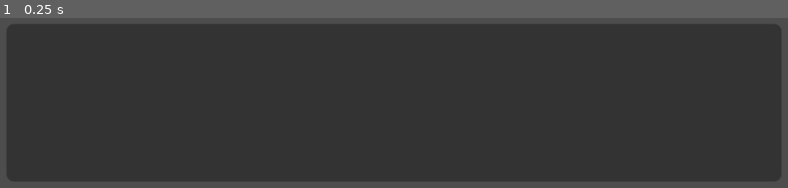
Above: before the commit, frame 1.
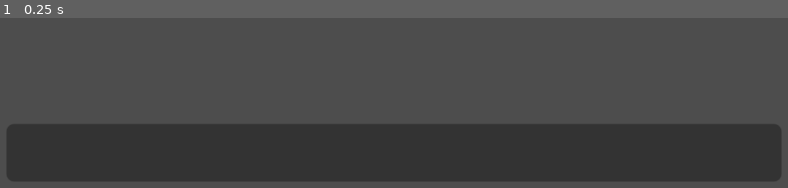
Above: after the commit, the same moment.

Repository: Paraldos/vampire-game
Game: Godot game, scene res://dialog_controller/dialog_ui.tscn
The game is run twice, just before and just after one commit, with the same random seed, the same clock (stepped at 60 frames per second) and the same inputs. This scene is started directly instead of the project's main scene.
Inputs:
- Up to frame 1 (0.25 s): no input

The runs differ from the first frame. In frame 1, 57% of the frame differs, in the area x 0-100%, y 4-64%.
Error in both runs: Invalid access to property or key 'speaker' on a base object of type 'Nil'. (res://dialog_controller/dialog_ui.gd:26)

Commit message:
adjusted keys

Diff:
--- a/dialog_controller/dialog_ui.gd
+++ b/dialog_controller/dialog_ui.gd
@@ -37,3 +37,9 @@
 	if current_dialog.options.size() == 0:
 		var btn = option_btn_bp.instantiate()
 		option_btns.add_child(btn)
+	call_deferred("_focus_first_button")
+
+func _focus_first_button() -> void:
+	await get_tree().create_timer(0.03).timeout
+	var first := option_btns.get_child(0)
+	first.grab_focus()
--- a/dialog_controller/dialog_ui.tscn
+++ b/dialog_controller/dialog_ui.tscn
@@ -59,15 +59,10 @@
 anchor_bottom = 1.0
 grow_horizontal = 2
 grow_vertical = 2
-
-[node name="Control" type="Control" parent="VBoxContainer"]
-layout_mode = 2
-size_flags_vertical = 3
-size_flags_stretch_ratio = 2.5
+alignment = 2
 
 [node name="MarginContainer" type="MarginContainer" parent="VBoxContainer"]
 layout_mode = 2
-size_flags_vertical = 3
 theme = ExtResource("2_rcocg")
 theme_override_constants/margin_left = 5
 theme_override_constants/margin_right = 5
--- a/project.godot
+++ b/project.godot
@@ -32,6 +32,46 @@
 
 [input]
 
+ui_accept={
+"deadzone": 0.5,
+"events": [Object(InputEventKey,"resource_local_to_scene":false,"resource_name":"","device":0,"window_id":0,"alt_pressed":false,"shift_pressed":false,"ctrl_pressed":false,"meta_pressed":false,"pressed":false,"keycode":4194309,"physical_keycode":0,"key_label":0,"unicode":0,"location":0,"echo":false,"script":null)
+, Object(InputEventKey,"resource_local_to_scene":false,"resource_name":"","device":0,"window_id":0,"alt_pressed":false,"shift_pressed":false,"ctrl_pressed":false,"meta_pressed":false,"pressed":false,"keycode":4194310,"physical_keycode":0,"key_label":0,"unicode":0,"location":0,"echo":false,"script":null)
+, Object(InputEventKey,"resource_local_to_scene":false,"resource_name":"","device":0,"window_id":0,"alt_pressed":false,"shift_pressed":false,"ctrl_pressed":false,"meta_pressed":false,"pressed":false,"keycode":32,"physical_keycode":0,"key_label":0,"unicode":32,"location":0,"echo":false,"script":null)
+, Object(InputEventKey,"resource_local_to_scene":false,"resource_name":"","device":-1,"window_id":0,"alt_pressed":false,"shift_pressed":false,"ctrl_pressed":false,"meta_pressed":false,"pressed":false,"keycode":0,"physical_keycode":69,"key_label":0,"unicode":101,"location":0,"echo":false,"script":null)
+]
+}
+ui_left={
+"deadzone": 0.5,
+"events": [Object(InputEventKey,"resource_local_to_scene":false,"resource_name":"","device":0,"window_id":0,"alt_pressed":false,"shift_pressed":false,"ctrl_pressed":false,"meta_pressed":false,"pressed":false,"keycode":4194319,"physical_keycode":0,"key_label":0,"unicode":0,"location":0,"echo":false,"script":null)
+, Object(InputEventJoypadButton,"resource_local_to_scene":false,"resource_name":"","device":0,"button_index":13,"pressure":0.0,"pressed":false,"script":null)
+, Object(InputEventJoypadMotion,"resource_local_to_scene":false,"resource_name":"","device":0,"axis":0,"axis_value":-1.0,"script":null)
+, Object(InputEventKey,"resource_local_to_scene":false,"resource_name":"","device":-1,"window_id":0,"alt_pressed":false,"shift_pressed":false,"ctrl_pressed":false,"meta_pressed":false,"pressed":false,"keycode":0,"physical_keycode":65,"key_label":0,"unicode":97,"location":0,"echo":false,"script":null)
+]
+}
+ui_right={
+"deadzone": 0.5,
+"events": [Object(InputEventKey,"resource_local_to_scene":false,"resource_name":"","device":0,"window_id":0,"alt_pressed":false,"shift_pressed":false,"ctrl_pressed":false,"meta_pressed":false,"pressed":false,"keycode":4194321,"physical_keycode":0,"key_label":0,"unicode":0,"location":0,"echo":false,"script":null)
+, Object(InputEventJoypadButton,"resource_local_to_scene":false,"resource_name":"","device":0,"button_index":14,"pressure":0.0,"pressed":false,"script":null)
+, Object(InputEventJoypadMotion,"resource_local_to_scene":false,"resource_name":"","device":0,"axis":0,"axis_value":1.0,"script":null)
+, Object(InputEventKey,"resource_local_to_scene":false,"resource_name":"","device":-1,"window_id":0,"alt_pressed":false,"shift_pressed":false,"ctrl_pressed":false,"meta_pressed":false,"pressed":false,"keycode":0,"physical_keycode":68,"key_label":0,"unicode":100,"location":0,"echo":false,"script":null)
+]
+}
+ui_up={
+"deadzone": 0.5,
+"events": [Object(InputEventKey,"resource_local_to_scene":false,"resource_name":"","device":0,"window_id":0,"alt_pressed":false,"shift_pressed":false,"ctrl_pressed":false,"meta_pressed":false,"pressed":false,"keycode":4194320,"physical_keycode":0,"key_label":0,"unicode":0,"location":0,"echo":false,"script":null)
+, Object(InputEventJoypadButton,"resource_local_to_scene":false,"resource_name":"","device":0,"button_index":11,"pressure":0.0,"pressed":false,"script":null)
+, Object(InputEventJoypadMotion,"resource_local_to_scene":false,"resource_name":"","device":0,"axis":1,"axis_value":-1.0,"script":null)
+, Object(InputEventKey,"resource_local_to_scene":false,"resource_name":"","device":-1,"window_id":0,"alt_pressed":false,"shift_pressed":false,"ctrl_pressed":false,"meta_pressed":false,"pressed":false,"keycode":0,"physical_keycode":87,"key_label":0,"unicode":119,"location":0,"echo":false,"script":null)
+]
+}
+ui_down={
+"deadzone": 0.5,
+"events": [Object(InputEventKey,"resource_local_to_scene":false,"resource_name":"","device":0,"window_id":0,"alt_pressed":false,"shift_pressed":false,"ctrl_pressed":false,"meta_pressed":false,"pressed":false,"keycode":4194322,"physical_keycode":0,"key_label":0,"unicode":0,"location":0,"echo":false,"script":null)
+, Object(InputEventJoypadButton,"resource_local_to_scene":false,"resource_name":"","device":0,"button_index":12,"pressure":0.0,"pressed":false,"script":null)
+, Object(InputEventJoypadMotion,"resource_local_to_scene":false,"resource_name":"","device":0,"axis":1,"axis_value":1.0,"script":null)
+, Object(InputEventKey,"resource_local_to_scene":false,"resource_name":"","device":-1,"window_id":0,"alt_pressed":false,"shift_pressed":false,"ctrl_pressed":false,"meta_pressed":false,"pressed":false,"keycode":0,"physical_keycode":83,"key_label":0,"unicode":115,"location":0,"echo":false,"script":null)
+]
+}
 up={
 "deadzone": 0.2,
 "events": [Object(InputEventKey,"resource_local_to_scene":false,"resource_name":"","device":-1,"window_id":0,"alt_press …(192 unchanged characters)…
